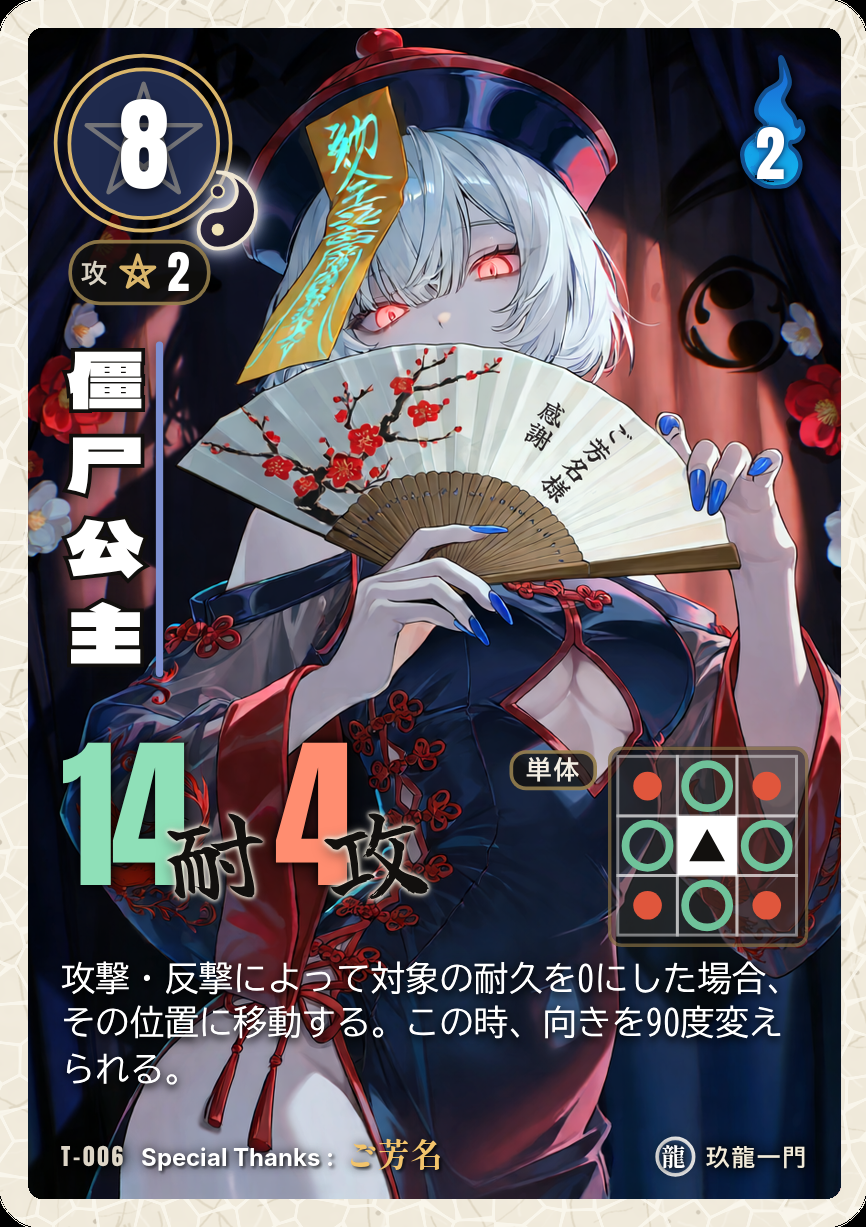
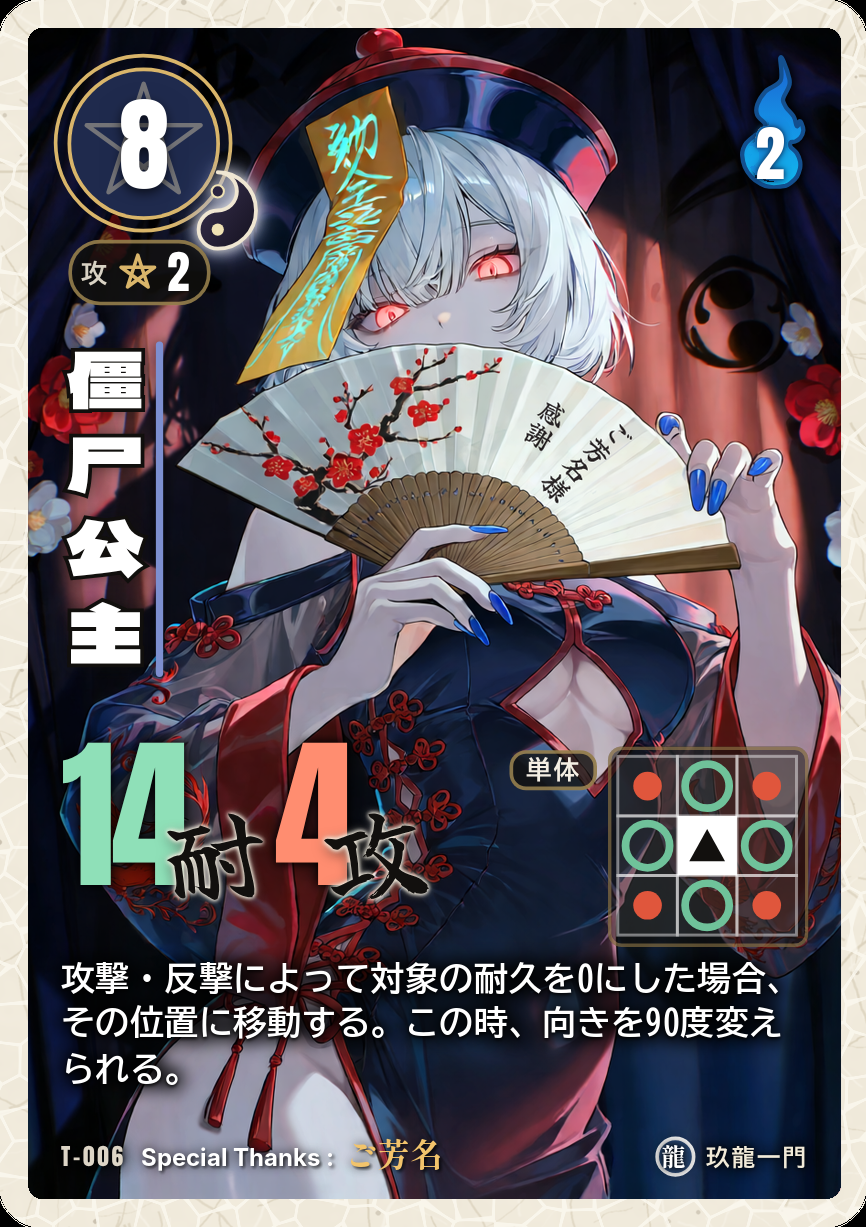
Layer changes from the first 866 x 1227 image to the second:
removed layer "11c_効果文_白文字(影なし)" over [61, 961, 781, 1085]
removed layer "11b_効果文の影_内側(0 1px 2px 黒90%)" (was 90%) over [53, 956, 789, 1097]
removed layer "11a_効果文の影_外側(0 0 4px 黒60%)" (was 60%) over [46, 944, 795, 1101]
added layer "11c_効果文_白文字_太字(影なし)" above "11b_効果文の影_内側(下に少し・黒95%)" over [61, 962, 781, 1085]
added layer "11b_効果文の影_内側(下に少し・黒95%)" (95%) above "11a_効果文の影_外側(広め・黒85%)" over [57, 959, 785, 1091]
added layer "11a_効果文の影_外側(広め・黒85%)" (85%) above "10_間合" over [45, 943, 795, 1106]
